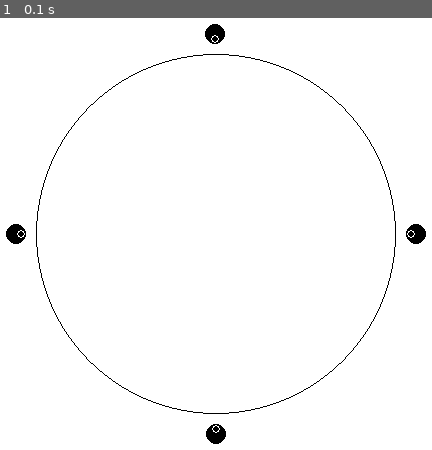
Above: before the commit, frame 1.
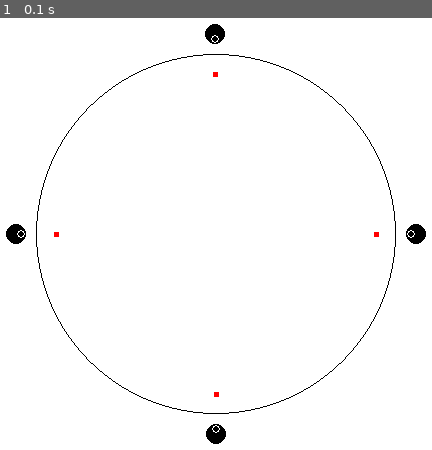
Above: after the commit, the same moment.

Repository: holistudio/mewantfood
Game: pygame game, started from pygame/game.py
Two runs of this game, one before a commit and one after it. Both use one fixed random seed, a clock stepped at 60 frames per second and the inputs below.
Inputs:
- Up to frame 1 (0.1 s): no input

The runs differ from the first frame. In frame 1, less than 0.1% of the frame differs, in the area x 12-88%, y 12-88%.

Commit message:
Update game.py
Gemini

Diff:
--- a/pygame/game.py
+++ b/pygame/game.py
@@ -11,6 +11,7 @@
 
 agent_locations = [(200,0), (200,90), (200,180), (200,270)]
 mouth_locations = [(a[0]-5,a[1]) for a in agent_locations]
+food_locations  = [(160,0), (160,90), (160,180), (160,270)]
 
 def polar_to_cartesian(r, theta):
     # assume theta is in degrees
@@ -22,6 +23,7 @@
 # Colors
 WHITE = (255, 255, 255)
 BLACK = (0, 0, 0)
+RED = (255, 0, 0)
 
 # Create the screen
 screen = pygame.display.set_mode((screen_width, screen_height))
@@ -57,6 +59,15 @@
         screen_x = int(screen_width / 2 + x)
         screen_y = int(screen_height / 2 + y)
         pygame.draw.circle(screen, WHITE, (screen_x, screen_y), 4, 1)
+
+    # Draw food
+    food_size = 5
+    for r, theta in food_locations:
+        x, y = polar_to_cartesian(r, theta)
+        screen_x = int(screen_width / 2 + x)
+        screen_y = int(screen_height / 2 + y)
+        pygame.draw.rect(screen, RED, (screen_x - food_size // 2, screen_y - food_size // 2, food_size, food_size))
+
     pygame.display.flip()
     clock.tick(fps)
     frame_counter += 1
